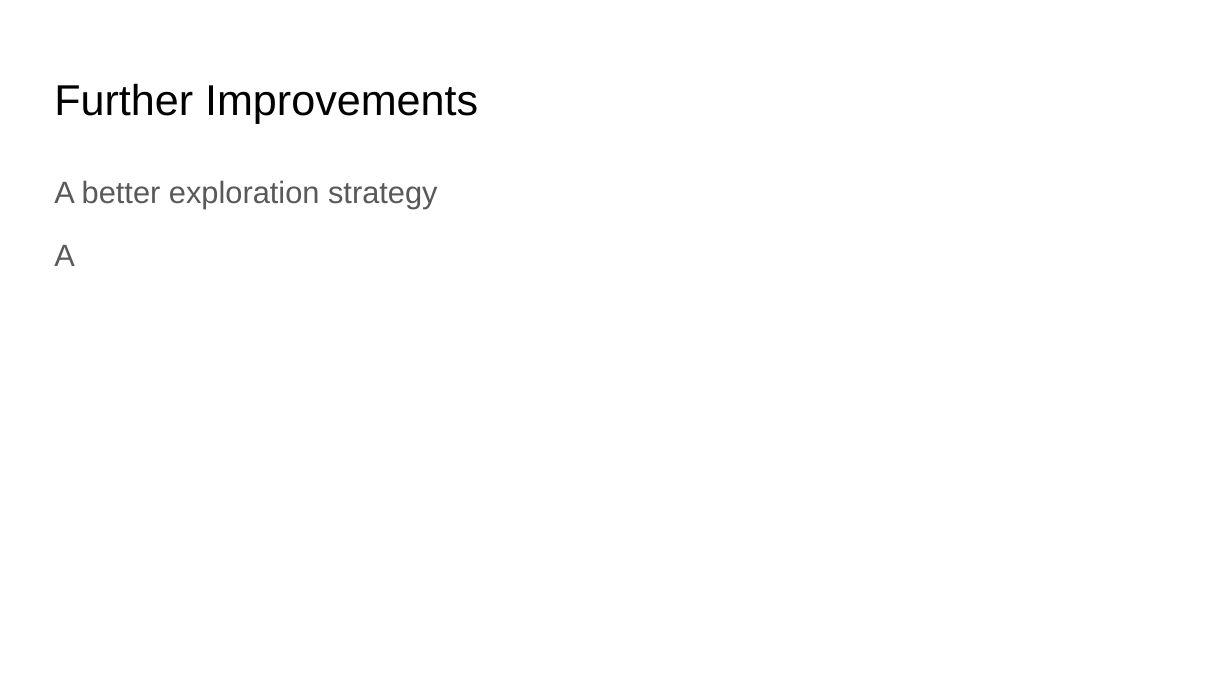
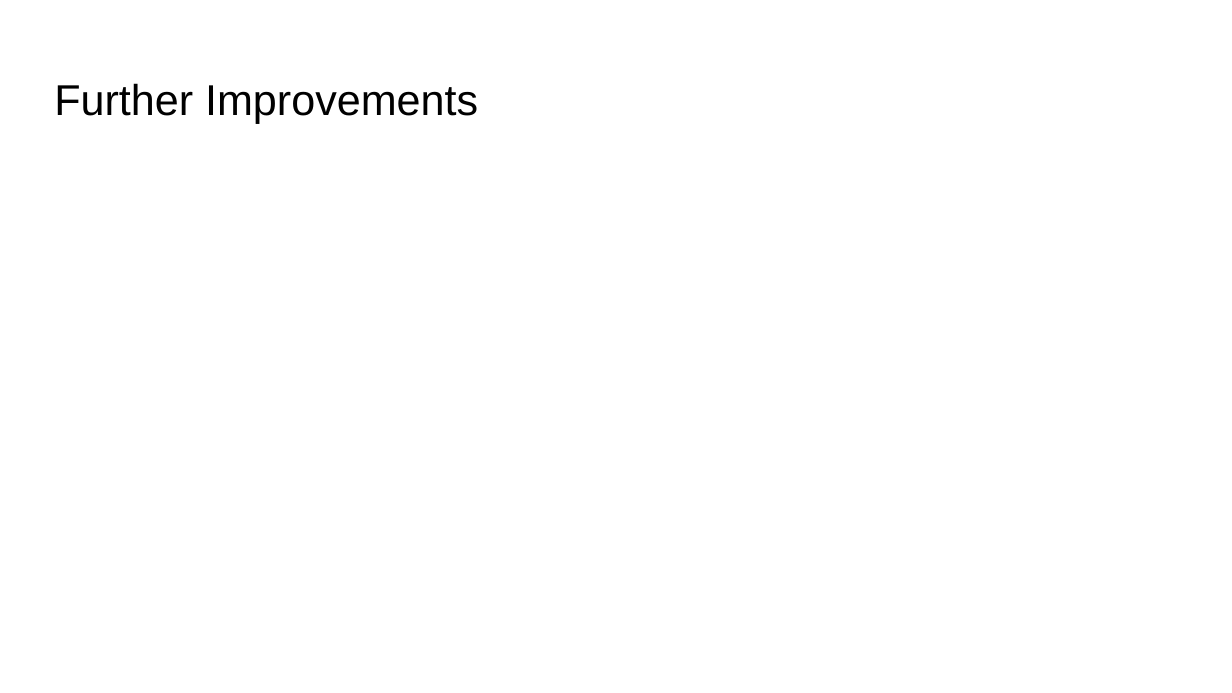
Before and after one commit to Stevenhunter167/Towards-Interpretable-Reinforcement-Learning-Using-Attention-Augmented-Agents-Replication, a slide deck: slide 20 of Presentation.pptx. Drawn at 1232x693 pixels with LibreOffice and Linux fonts; fonts in the diff are those of the drawing. Boxes give left, top, right and bottom in pixels: in the first picture for what was removed or moved away, otherwise in the second. Text is boxed around its words. In the diff, an @@ line names an element or a change of style, - is before the commit and + after.

```diff
--- a/Presentation.pptx
+++ b/Presentation.pptx
@@ text removed at [54, 180, 437, 266] @@
-A better exploration strategy
-A
```
Also in this commit, not shown: 7 other slides changed, 1 slide added, 1 slide removed, 1 other file.
